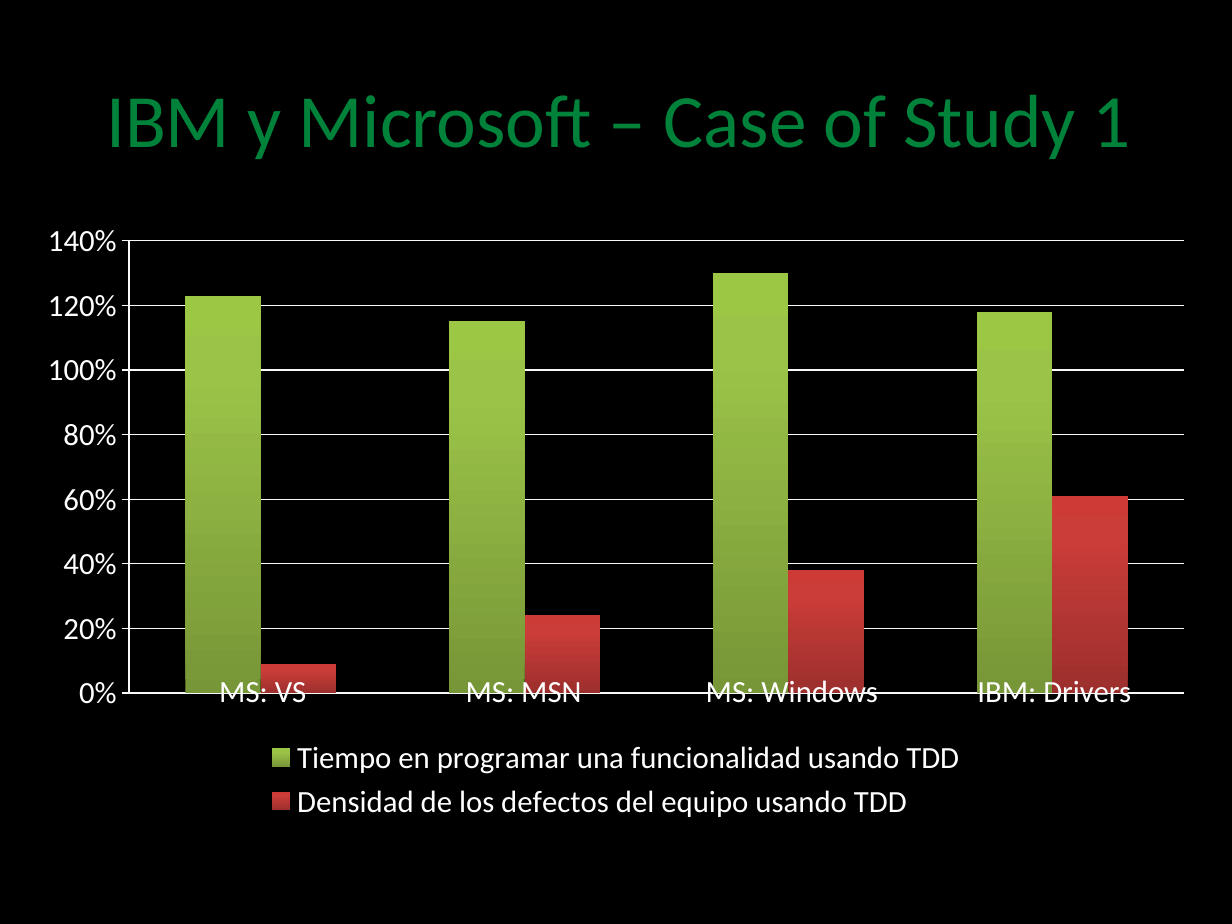
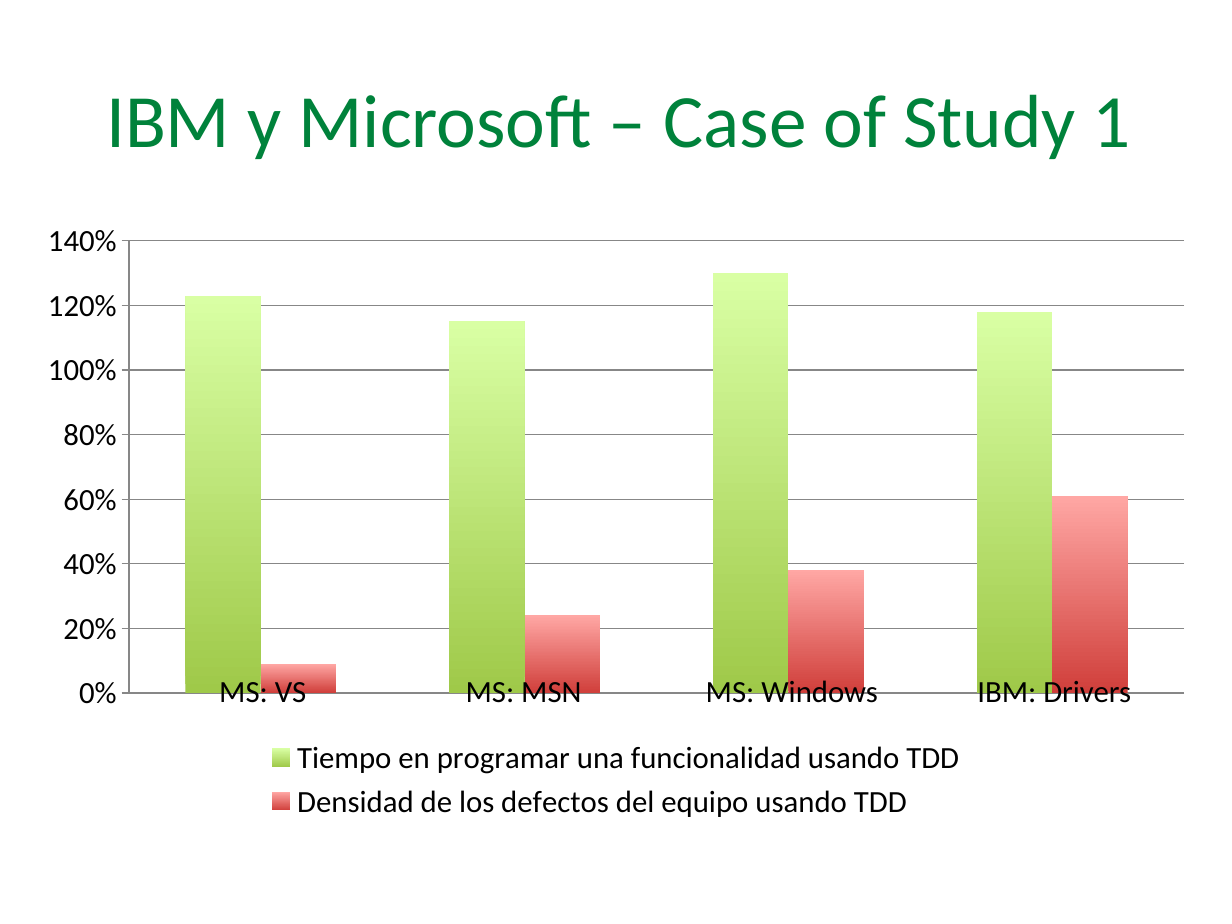
Before and after one commit to angelnunezsalazar/Test-Driven-Development, a slide deck: slide 16 of Diapositivas/Test Driven Development.pptx. Drawn at 1232x924 pixels with LibreOffice and Linux fonts; fonts in the diff are those of the drawing; background and template pictures are left out. Boxes give left, top, right and bottom in pixels: in the first picture for what was removed or moved away, otherwise in the second. Text is boxed around its words. In the diff, an @@ line names an element or a change of style, - is before the commit and + after.

```diff
--- a/Diapositivas/Test Driven Development.pptx
+++ b/Diapositivas/Test Driven Development.pptx
@@ background picture (left out) to #FFFFFF @@
@@ column chart at bbox=[25, 209, 1209, 825] @@
@@ lettering changed @@
@@ text colour #FFFFFF to #000000 in 4 elements at bbox=[219, 676, 306, 710], bbox=[466, 676, 581, 710], bbox=[706, 676, 878, 710], bbox=[977, 676, 1131, 710] @@
```
Also in this commit, not shown: 56 other slides changed, 1 other file.
